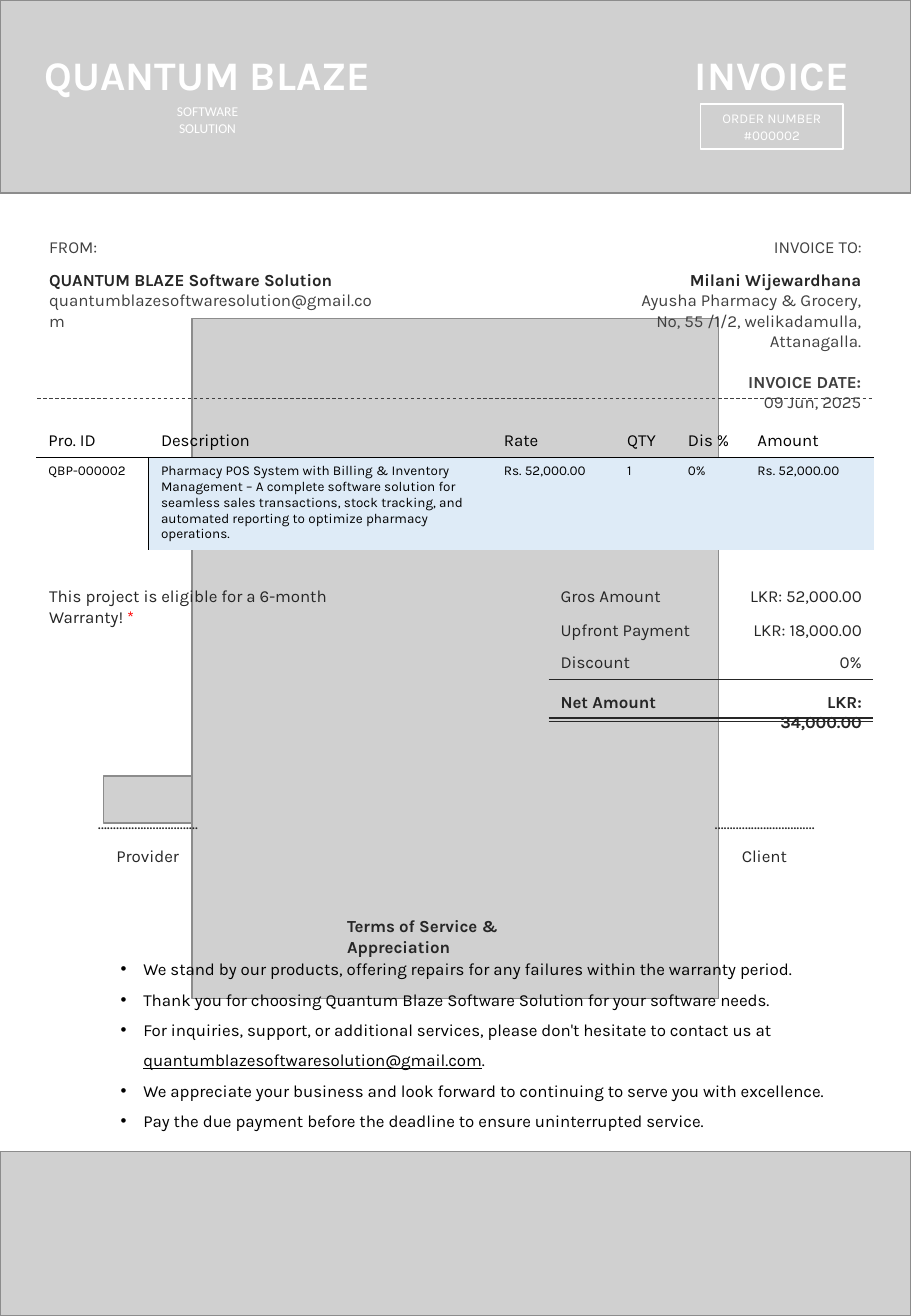
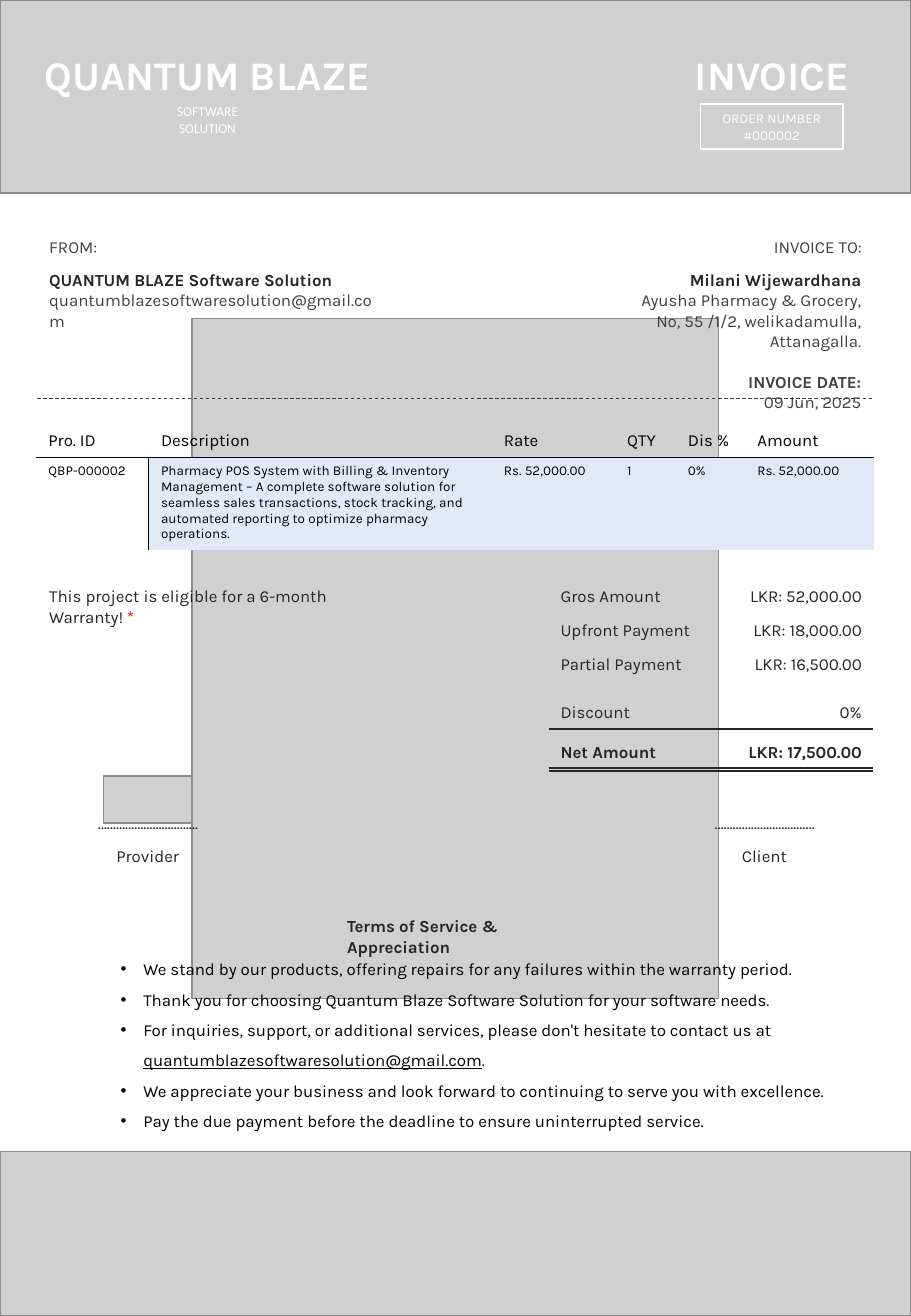
Before and after one commit to QuantumBlazeSoftwareSolution/P-02---Pharmacy-System-software, a slide deck: slide 1 of Assets/Docs/payment Receipt.pptx. Drawn at 911x1316 pixels with LibreOffice and Linux fonts; fonts in the diff are those of the drawing; grey boxes stand for pictures. Boxes give left, top, right and bottom in pixels: in the first picture for what was removed or moved away, otherwise in the second. Text is boxed around its words. In the diff, an @@ line names an element or a change of style, - is before the commit and + after.

```diff
--- a/Assets/Docs/payment Receipt.pptx
+++ b/Assets/Docs/payment Receipt.pptx
@@ text added at [561, 658, 681, 674], 10 pt, text #262626 @@
+Partial Payment
@@ text added at [755, 659, 862, 672], 10 pt, text #262626 @@
+LKR: 16,500.00
@@ text at [748, 747, 862, 760]: text changed @@
-LKR: 34,000.00
+LKR: 17,500.00
@@ 3 texts, 3 lines: place and size @@
-3 texts, 3 lines at [549, 656, 873, 722]
+3 texts, 3 lines at [549, 706, 873, 771]
```
Also in this commit, not shown: 9 other files.
